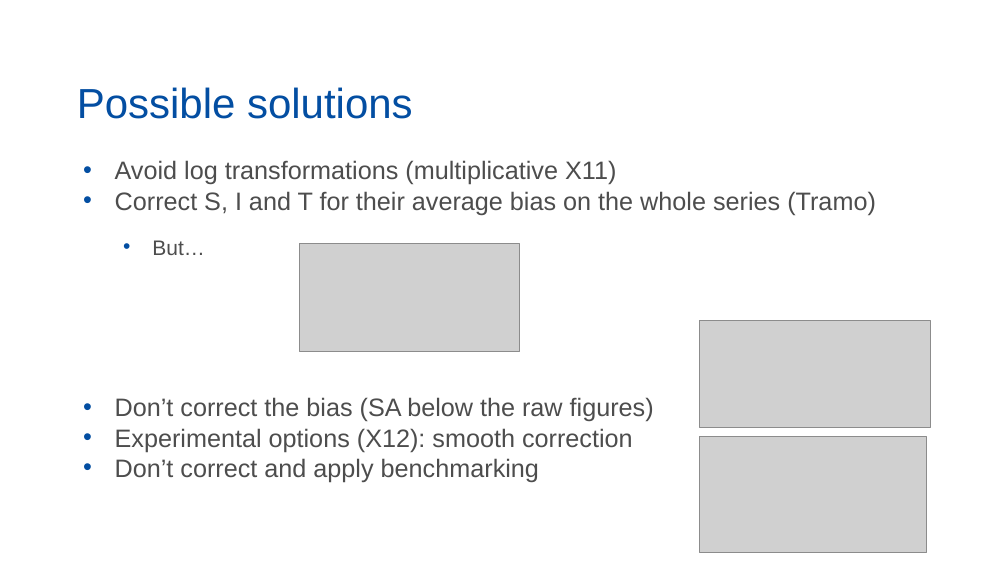
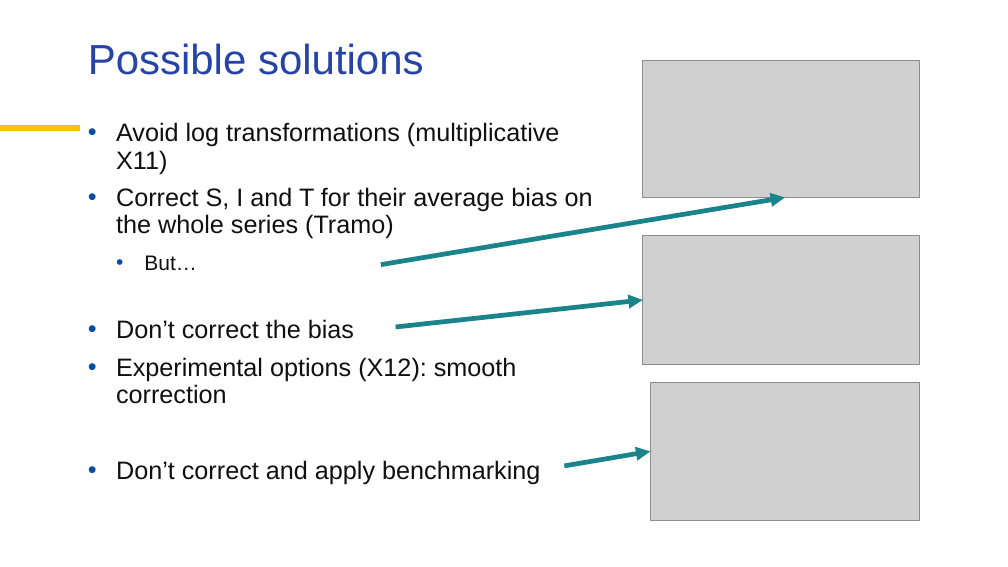
Before and after one commit to palatej/ESTP2026, a slide deck: slide 3 of 3.3 Bias correction.pptx. Drawn at 1008x567 pixels with LibreOffice and Linux fonts; fonts in the diff are those of the drawing; grey boxes stand for pictures; background and template pictures are left out. Boxes give left, top, right and bottom in pixels: in the first picture for what was removed or moved away, otherwise in the second. Text is boxed around its words. In the diff, an @@ line names an element or a change of style, - is before the commit and + after.

```diff
--- a/3.3 Bias correction.pptx
+++ b/3.3 Bias correction.pptx
@@ title "Possible solutions": place and size @@
-title "Possible solutions" at [77,87,413,119]
+title "Possible solutions" at [88,43,424,75]
@@ title "Possible solutions" at [88,43,424,75]: text colour #034EA2 to #2644A7; vertical alignment bottom to top @@
@@ picture: place and size @@
-picture at [299,243,520,352]
+picture at [643,60,920,197]
@@ text "Avoid log transformations (multiplicative X11)": place and size @@
-text "Avoid log transformations (multiplicative X11)" at [115,160,876,483]
+text "Avoid log transformations (multiplicative X11)" at [116,122,593,484]
@@ line added from (0, 129) to (80, 129), #FFC000 6 pt @@
@@ text at [116,122,593,484]: text colour #4D4D4D to #101010; indent changed; line spacing 1 to 0.9; more space between paragraphs; less space between paragraphs @@
@@ arrow added from (381, 265) to (785, 197), #1B848B 4.5 pt @@
@@ picture: place and size @@
-picture at [700,321,931,428]
+picture at [643,236,920,364]
@@ text at [116,319,354,339]: text changed; text colour #4D4D4D to #101010 @@
-• Don’t correct the bias (SA below the raw figures)
+• Don’t correct the bias
@@ arrow added from (395, 327) to (643, 300), #1B848B 4.5 pt @@
@@ picture: place and size @@
-picture at [700,437,927,553]
+picture at [650,383,920,520]
@@ arrow added from (565, 466) to (650, 451), #1B848B 4.5 pt @@
```
Also in this commit, not shown: 2 other slides changed, 3 other files.
